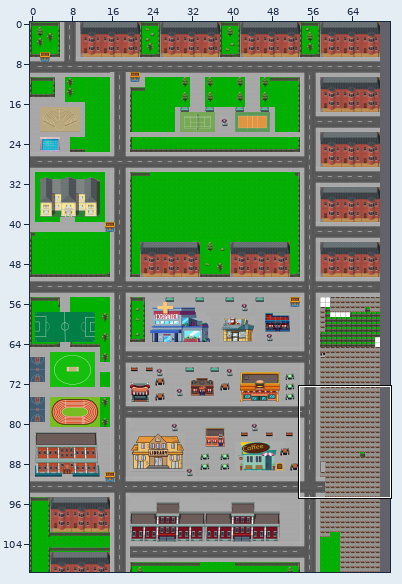
Tiled map: resources/mapFinal.tmx. Above: a wide view before the commit, with the close-up outlined.
Close-up. Before the edit:
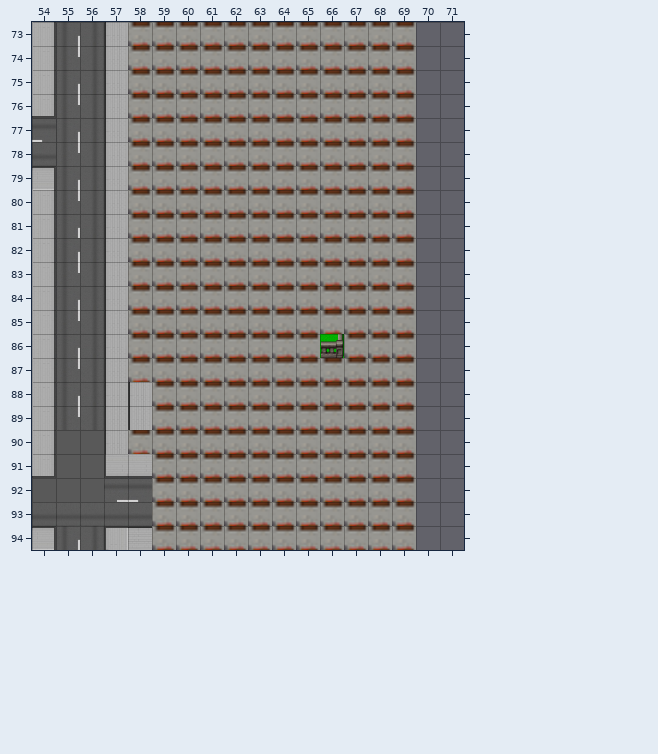
Cells are 32x32 px. Shown: x 54..71, y 73..94. The commit also changed other parts of the map, which this record leaves out.
After the commit:
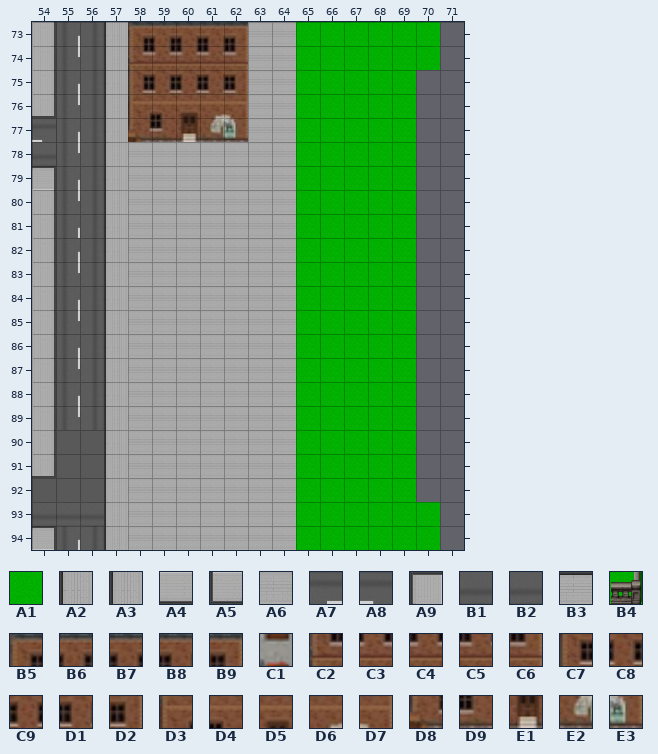
Key: from "tileset": A1 12, A2 16, A3 66, A4 114, A5 116, A6 162, A7 163, A8 164, A9 166, B1 213, B2 214, B3 264, B4 411, B5 1139, B6 1140, B7 1141, B8 1142, B9 1143, C1 1181, C2 1189, C3 1190, C4 1191, C5 1192, C6 1193, C7 1239, C8 1240, C9 1241, D1 1242, D2 1243, D3 1289, D4 1290, D5 1291, D6 1292, D7 1293, D8 1339, D9 1340, E1 1341, E2 1342, E3 1343.
__ is an empty cell.
From old to new:
{"where": "layer \"Tile Layer 1\""}
{"y":73,"x":58,"old":"C1 C1 C1 C1 C1 C1 C1 C1 C1 C1 C1 C1 __","new":"B5 B6 B7 B8 B9 A6 A6 A1 A1 A1 A1 A1 A1"}
{"y":74,"x":58,"old":"C1 C1 C1 C1 C1 C1 C1 C1 C1 C1 C1 C1 __","new":"C2 C3 C4 C5 C6 A6 A6 A1 A1 A1 A1 A1 A1"}
{"y":75,"x":58,"old":"C1 C1 C1 C1 C1 C1 C1 C1 C1 C1 C1 C1","new":"C7 C8 C9 D1 D2 A6 A6 A1 A1 A1 A1 A1"}
{"y":76,"x":58,"old":"C1 C1 C1 C1 C1 C1 C1 C1 C1 C1 C1 C1","new":"D3 D4 D5 D6 D7 A6 A6 A1 A1 A1 A1 A1"}
{"y":77,"x":58,"old":"C1 C1 C1 C1 C1 C1 C1 C1 C1 C1 C1 C1","new":"D8 D9 E1 E2 E3 A6 A6 A1 A1 A1 A1 A1"}
{"y":78,"x":58,"old":"C1 C1 C1 C1 C1 C1 C1 C1 C1 C1 C1 C1","new":"A6 A6 A6 A6 A6 A6 A6 A1 A1 A1 A1 A1"}
{"y":79,"x":58,"old":"C1 C1 C1 C1 C1 C1 C1 C1 C1 C1 C1 C1","new":"A6 A6 A6 A6 A6 A6 A6 A1 A1 A1 A1 A1"}
{"y":80,"x":58,"old":"C1 C1 C1 C1 C1 C1 C1 C1 C1 C1 C1 C1","new":"A6 A6 A6 A6 A6 A6 A6 A1 A1 A1 A1 A1"}
{"y":81,"x":58,"old":"C1 C1 C1 C1 C1 C1 C1 C1 C1 C1 C1 C1","new":"A6 A6 A6 A6 A6 A6 A6 A1 A1 A1 A1 A1"}
{"y":82,"x":58,"old":"C1 C1 C1 C1 C1 C1 C1 C1 C1 C1 C1 C1","new":"A6 A6 A6 A6 A6 A6 A6 A1 A1 A1 A1 A1"}
{"y":83,"x":58,"old":"C1 C1 C1 C1 C1 C1 C1 C1 C1 C1 C1 C1","new":"A6 A6 A6 A6 A6 A6 A6 A1 A1 A1 A1 A1"}
{"y":84,"x":58,"old":"C1 C1 C1 C1 C1 C1 C1 C1 C1 C1 C1 C1","new":"A6 A6 A6 A6 A6 A6 A6 A1 A1 A1 A1 A1"}
{"y":85,"x":58,"old":"C1 C1 C1 C1 C1 C1 C1 C1 C1 C1 C1 C1","new":"A6 A6 A6 A6 A6 A6 A6 A1 A1 A1 A1 A1"}
{"y":86,"x":58,"old":"C1 C1 C1 C1 C1 C1 C1 C1 B4 C1 C1 C1","new":"A6 A6 A6 A6 A6 A6 A6 A1 A1 A1 A1 A1"}
{"y":87,"x":58,"old":"C1 C1 C1 C1 C1 C1 C1 C1 C1 C1 C1 C1","new":"A6 A6 A6 A6 A6 A6 A6 A1 A1 A1 A1 A1"}
{"y":88,"x":58,"old":"A2 C1 C1 C1 C1 C1 C1 C1 C1 C1 C1 C1","new":"A6 A6 A6 A6 A6 A6 A6 A1 A1 A1 A1 A1"}
{"y":89,"x":58,"old":"A3 C1 C1 C1 C1 C1 C1 C1 C1 C1 C1 C1","new":"A6 A6 A6 A6 A6 A6 A6 A1 A1 A1 A1 A1"}
{"y":90,"x":58,"old":"C1 C1 C1 C1 C1 C1 C1 C1 C1 C1 C1 C1","new":"A6 A6 A6 A6 A6 A6 A6 A1 A1 A1 A1 A1"}
{"y":91,"x":57,"old":"A5 A4 C1 C1 C1 C1 C1 C1 C1 C1 C1 C1 C1","new":"A3 A6 A6 A6 A6 A6 A6 A6 A1 A1 A1 A1 A1"}
{"y":92,"x":57,"old":"A7 A8 C1 C1 C1 C1 C1 C1 C1 C1 C1 C1 C1","new":"A3 A6 A6 A6 A6 A6 A6 A6 A1 A1 A1 A1 A1"}
{"y":93,"x":57,"old":"B1 B2 C1 C1 C1 C1 C1 C1 C1 C1 C1 C1 C1 __","new":"A3 A6 A6 A6 A6 A6 A6 A6 A1 A1 A1 A1 A1 A1"}
{"y":94,"x":57,"old":"A9 B3 C1 C1 C1 C1 C1 C1 C1 C1 C1 C1 C1 __","new":"A3 A6 A6 A6 A6 A6 A6 A6 A1 A1 A1 A1 A1 A1"}
{"label":"changed","picture_box":[104,22,440,550]}
